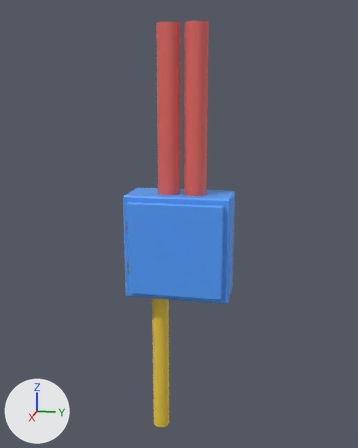
An edit to the FBX model Assets/3D/3D furniture and stuff/New stuff/ElectricalBoxMouthGoOpenBlockout_RB.fbx, drawn before and after from the same camera.
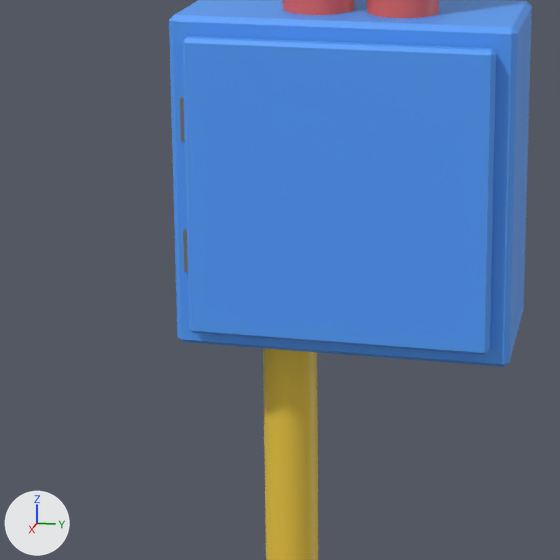
There are two pictures of each version: one whole from a 50 mm lens placed at (9.57, 1.8, 6.68), pointed at (0.42, -0.03, 4.39), one close up on the part from 20% to 68% of the width and 43% to 81% of the height. Arrows for +X, +Y and +Z are at lower left; the lights stay in place. Where no turn or scale is listed for an object, it has been applied to the vertices.

Before the edit, the objects in view are built like this:
```python
me_cube_031 = bpy.data.meshes.new('Cube.031')
me_cube_031.from_pydata(...)  # 430 vertices, 340 faces; spans x 0.0..0.95, y 0.0..8.01, z -1.0..1.0
# faces by material slot: [30, 48, 24, 100, 138]
me_cube_031.materials.append(mat_material_001)  # blue #54a1ff
me_cube_031.materials.append(mat_material_004)  # red #e76964
me_cube_031.materials.append(mat_material_005)  # yellow #eeca42
me_cube_031.materials.append(mat_material_002)  # grey #747474
me_cube_031.materials.append(mat_material)  # black #262525
me_cube_032 = bpy.data.meshes.new('Cube.032')
me_cube_032.from_pydata(...)  # 28 vertices, 26 faces; spans x 0.0..0.1, y 0.01..1.79, z -0.89..0.89
me_cube_032.materials.append(mat_material_001)  # blue #54a1ff
ob_electricalboxcables_rb = bpy.data.objects.new('ElectricalboxCables_RB', me_cube_031)
ob_electricalboxcables_rb.location = (0.0, 0.0, 0.0)
ob_electricalboxcables_rb.rotation_euler = (1.571, 0.0, 0.0)  # degrees (90, 0, 0)
ob_electricalboxdoorblockout_rb = bpy.data.objects.new('ElectricalboxDoorBlockout_RB', me_cube_032)
ob_electricalboxdoorblockout_rb.location = (0.9, -0.9, 4.0)
```
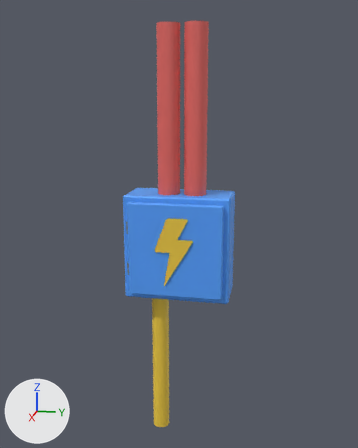
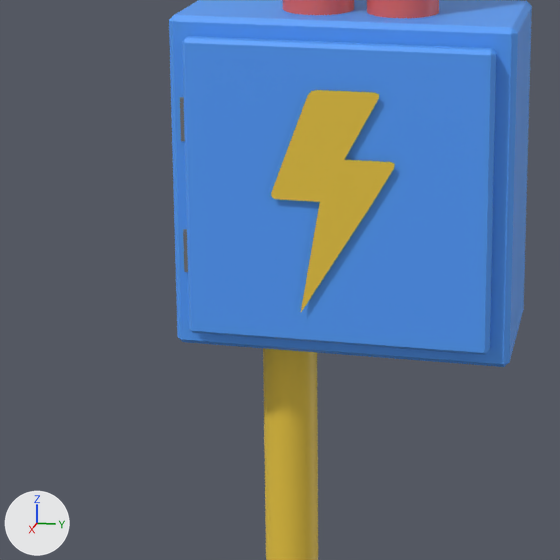
Where the newer file only moved an object's origin or applied its transform, the numbers keep the older frame.

Pixel boxes [x1, y1, x2, y2] of what changed, in the close-ups (560 x 560 px):
part 1 of me_cube_032, added (yellow): after [271, 90, 395, 312]

The change in detail:
Material 'Material.068' (mat_material_068) is new.
Its base color is (0.852, 0.59, 0.0539) (yellow #eeca42).
Material 'Material.069' (mat_material_069) is new.
Its base color is (0.0897, 0.354, 1.0) (blue #54a1ff).
me_cube_032 is used by ob_electricalboxdoorblockout_rb; location (0.9, -0.9, 4.0).
me_cube_032 had 28 vertices, 26 faces and spanned x 0.0..0.1, y 0.01..1.79, z -0.89..0.89.
me_cube_032 no longer uses material mat_material_001 (blue #54a1ff).
me_cube_032 now has 41 vertices, 30 faces and spans x 0.0..0.13, y 0.01..1.79, z -0.89..0.89.
me_cube_032 part 1: a new loose piece of 17 vertices spanning x 0.13, y 0.53..1.25, z -0.7..0.64, in mat_material_068 (yellow #eeca42).
me_cube_032 now uses material mat_material_068 (yellow #eeca42).
me_cube_032 now uses material mat_material_069 (blue #54a1ff).
